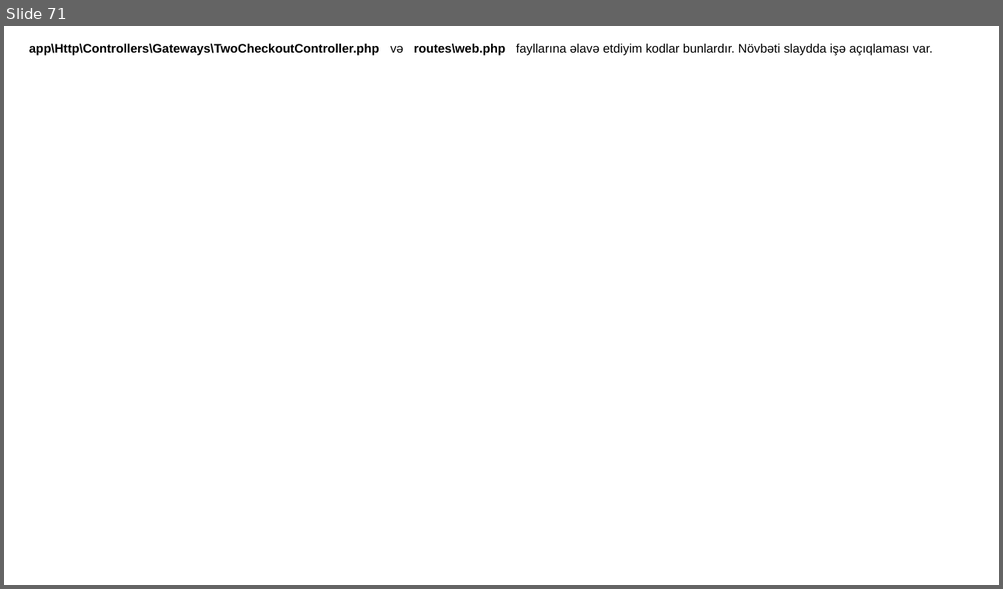
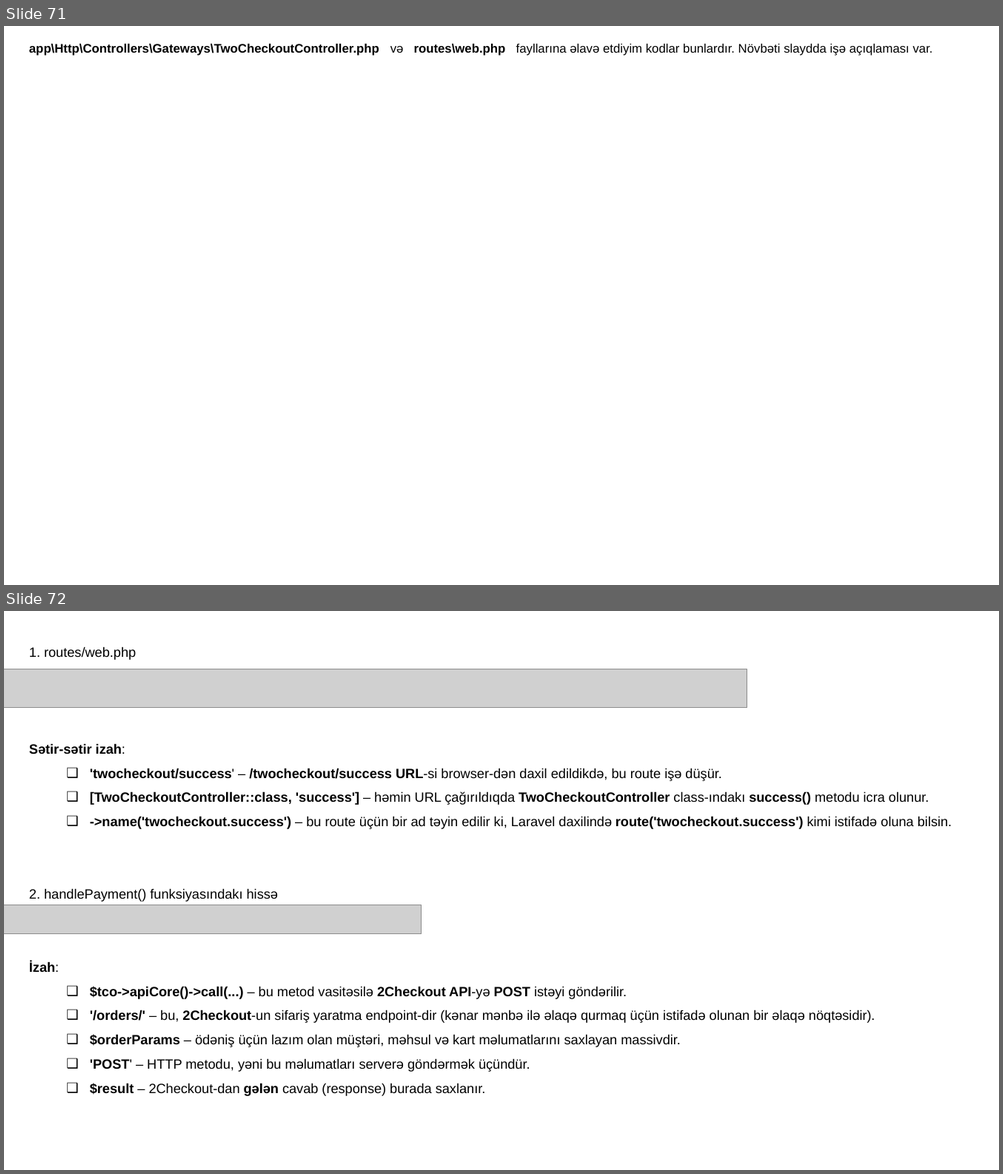
Before and after one commit to codeurient/Vendor-E-commerce, a slide deck: .lessons/44 2Checkout/1.pptx. Shown one above the other, each under a label of ours: slide 71 before the commit, slides 71 and 72 after it. The pictures are 1003x589 and 1003x1174 pixels, drawn with LibreOffice and Linux fonts; fonts in the diff are those of the drawing; grey boxes stand for pictures; background and template pictures are left out. Boxes give left, top, right and bottom in pixels: in the first picture for what was removed or moved away, otherwise in the second. Text is boxed around its words. In the diff, an @@ line names an element or a change of style, - is before the commit and + after.

Commit message:
fixed some

```diff
--- a/.lessons/44 2Checkout/1.pptx
+++ b/.lessons/44 2Checkout/1.pptx
@@ slide 72 added at bbox=[4, 611, 999, 1170], background #FFFFFF @@
@@ text added at bbox=[29, 647, 951, 1096], 13 pt, text #000000 @@
+1. routes/web.php
+Sətir-sətir izah:
+  ❑ 'twocheckout/success' – /twocheckout/success URL-si browser-dən daxil edildikdə, bu route işə düşür.
+  ❑ [TwoCheckoutController::class, 'success'] – həmin URL çağırıldıqda TwoCheckoutController class-ındakı success() metodu icra olunur.
+  ❑ ->name('twocheckout.success') – bu route üçün bir ad təyin edilir ki, Laravel daxilində route('twocheckout.success') kimi istifadə oluna bilsin.
+2. handlePayment() funksiyasındakı hissə
+İzah:
+  ❑ $tco->apiCore()->call(...) – bu metod vasitəsilə 2Checkout API-yə POST istəyi göndərilir.
+  ❑ '/orders/' – bu, 2Checkout-un sifariş yaratma endpoint-dir (kənar mənbə ilə əlaqə qurmaq üçün istifadə olunan bir əlaqə nöqtəsidir).
+  ❑ $orderParams – ödəniş üçün lazım olan müştəri, məhsul və kart məlumatlarını saxlayan massivdir.
+  ❑ 'POST' – HTTP metodu, yəni bu məlumatları serverə göndərmək üçündür.
+  ❑ $result – 2Checkout-dan gələn cavab (response) burada saxlanır.
@@ picture added at bbox=[4, 669, 747, 707] @@
@@ picture added at bbox=[4, 906, 421, 935] @@
```
Also in this commit, not shown: 3 other slides added, 2 slides removed.
